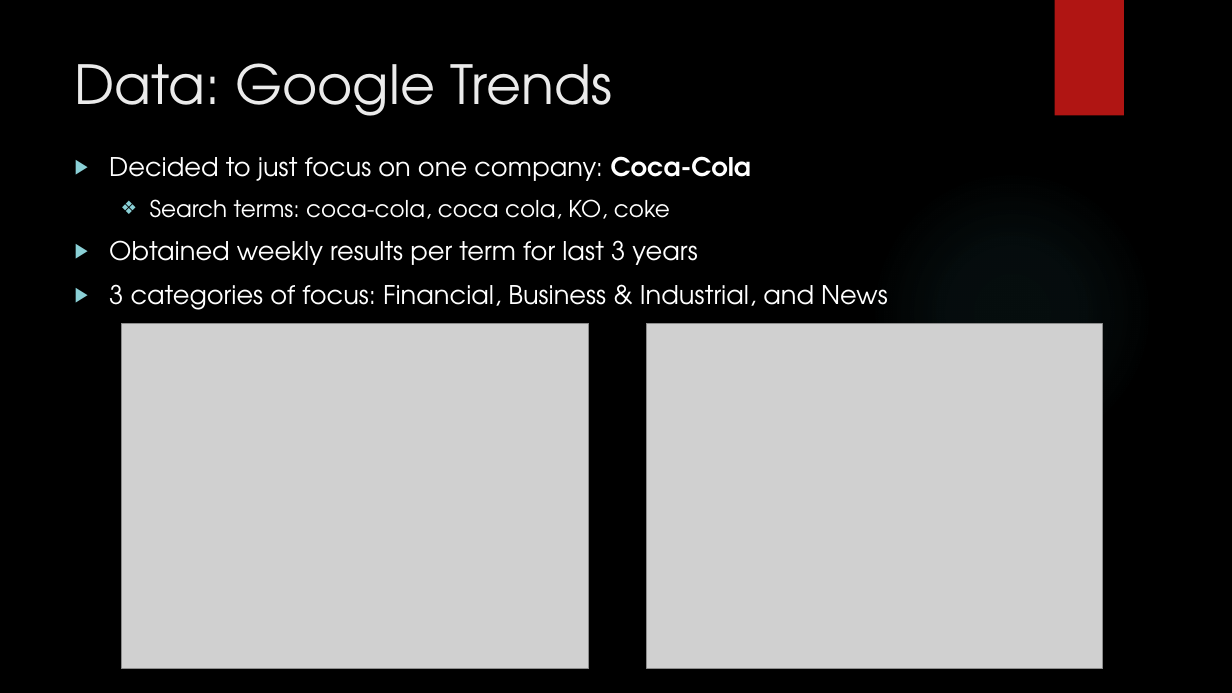
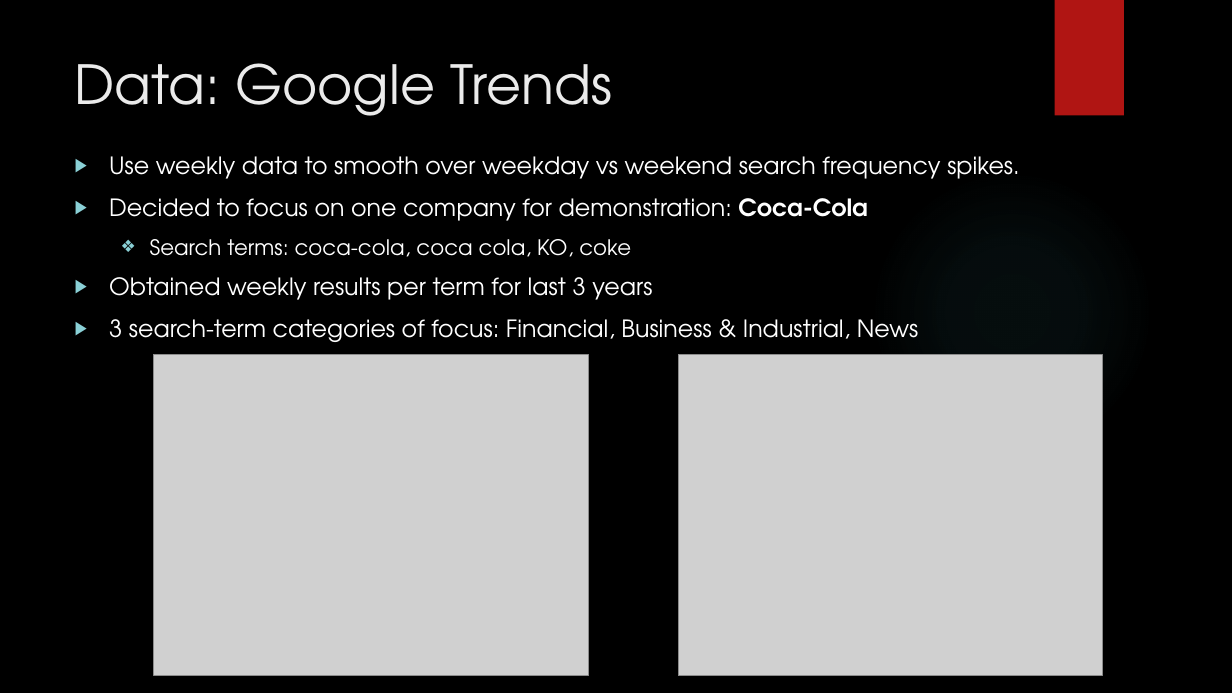
Before and after one commit to matthewebates/financial_data_analysis, a slide deck: slide 5 of Financial Data Analysis.pptx. Drawn at 1232x693 pixels with LibreOffice and Linux fonts; fonts in the diff are those of the drawing; grey boxes stand for pictures; background and template pictures are left out. Boxes give left, top, right and bottom in pixels: in the first picture for what was removed or moved away, otherwise in the second. Text is boxed around its words. In the diff, an @@ line names an element or a change of style, - is before the commit and + after.

Commit message:
updated ppt text & graphics
updated ppt text & graphics

```diff
--- a/Financial Data Analysis.pptx
+++ b/Financial Data Analysis.pptx
@@ text at box(109, 156, 1020, 221): text changed; size 20 to 18.5 pt @@
-▶ Decided to just focus on one company: Coca-Cola
+▶ Use weekly data to smooth over weekday vs weekend search frequency spikes.
+▶ Decided to focus on one company for demonstration: Coca-Cola
@@ text at box(109, 239, 652, 300): size 18 to 16.6 pt in "Search terms: coca-cola, coca cola, KO, coke"; size 20 to 18.5 pt in "Obtained weekly results per term for last ..." @@
@@ text at box(109, 319, 918, 342): text changed; size 20 to 18.5 pt @@
-▶ 3 categories of focus: Financial, Business & Industrial, and News
+▶ 3 search-term categories of focus: Financial, Business & Industrial, News
@@ picture: place and size @@
-picture at box(122, 323, 589, 669)
+picture at box(154, 354, 589, 676)
@@ picture: place and size @@
-picture at box(647, 323, 1103, 669)
+picture at box(678, 354, 1103, 676)
```
Also in this commit, not shown: 3 other slides changed.
